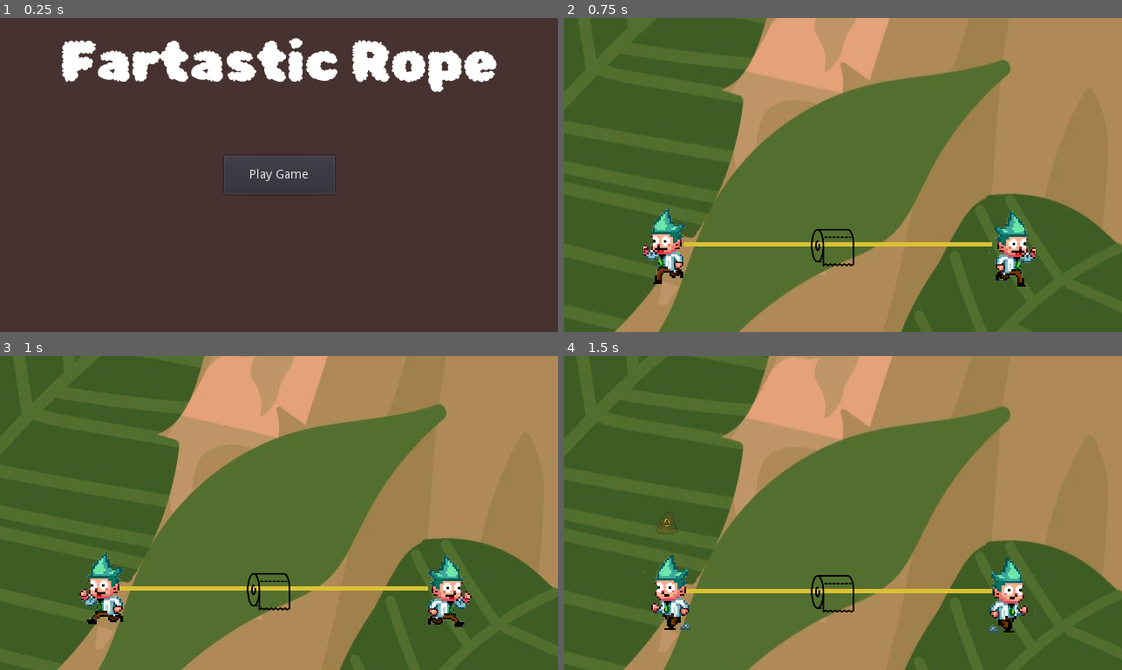
Above: before the commit, frames 1-4 (two rows, left to right).
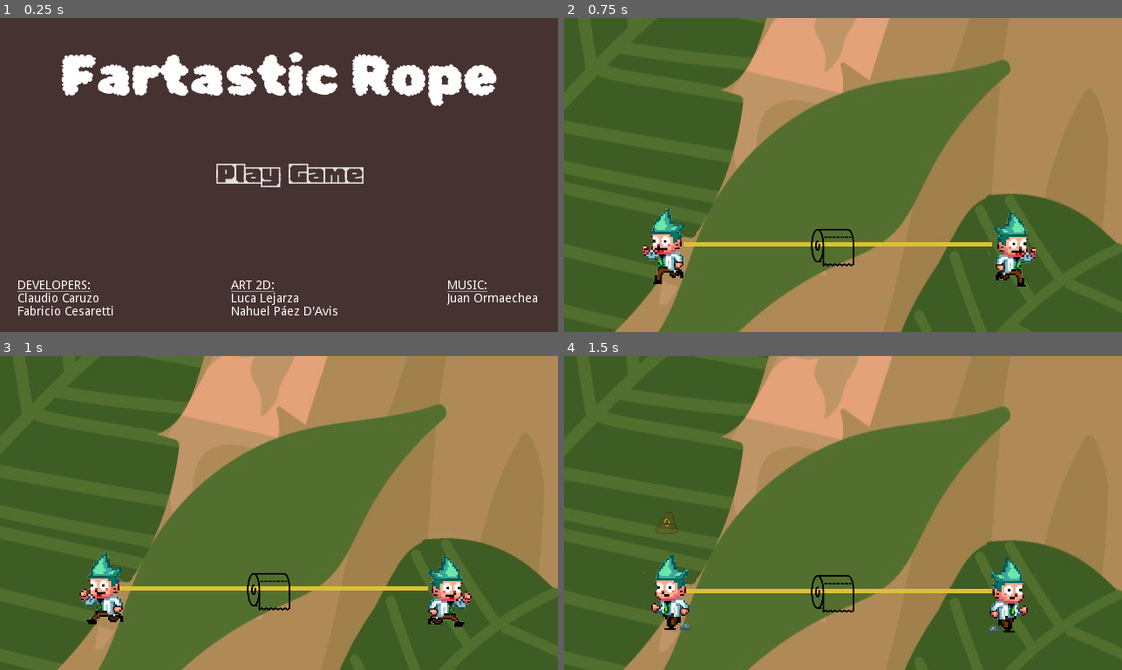
Above: after the commit, the same moments.

Repository: cgcaruzo/fartastic-rope
Game: Godot game, scene res://MainMenu.tscn
Same seed, same stepped clock (60 frames per second), same inputs: the game is played once before the commit and once after it.
Inputs:
- Up to frame 1 (0.25 s): no input
- Up to frame 2 (0.75 s): click "Play Game" at 0.5 s
- Up to frame 3 (1 s): no input
- Up to frame 4 (1.5 s): tap Enter at 1.25 s; hold A (p1_push) from 1.28 s (still down)

The runs differ from the first frame. In frame 1, 8.8% of the frame differs, in the area x 3-97%, y 6-95%; in frame 2, nothing differs; in frame 3, nothing differs; in frame 4, nothing differs.

Commit message:
Credits

Diff:
--- a/MainMenu.tscn
+++ b/MainMenu.tscn
@@ -1,7 +1,12 @@
-[gd_scene load_steps=4 format=2]
+[gd_scene load_steps=6 format=2]
 
 [ext_resource path="res://MainMenu.gd" type="Script" id=1]
 [ext_resource path="res://fonts/RubikBubbles-Regular.ttf" type="DynamicFontData" id=2]
+[ext_resource path="res://fonts/Honk-Regular.ttf" type="DynamicFontData" id=3]
+
+[sub_resource type="DynamicFont" id=2]
+size = 39
+font_data = ExtResource( 3 )
 
 [sub_resource type="DynamicFont" id=1]
 size = 64
@@ -22,19 +27,74 @@
 anchor_top = 0.5
 anchor_right = 0.5
 anchor_bottom = 0.5
-margin_left = -63.5
-margin_top = -22.0
-margin_right = 63.5
-margin_bottom = 22.0
+margin_left = -77.0
+margin_top = -29.0
+margin_right = 102.0
+margin_bottom = 26.0
+custom_fonts/font = SubResource( 2 )
 action_mode = 0
 text = "Play Game"
+flat = true
 
 [node name="Label" type="Label" parent="."]
 anchor_right = 1.0
-margin_bottom = 101.0
+margin_top = 16.0
+margin_bottom = 117.0
 custom_fonts/font = SubResource( 1 )
 text = "Fartastic Rope"
 align = 1
 valign = 1
 
+[node name="Credits1" type="RichTextLabel" parent="."]
+anchor_left = 0.5
+anchor_top = 1.0
+anchor_right = 0.5
+anchor_bottom = 1.0
+margin_left = -55.0
+margin_top = -60.0
+margin_right = 99.0
+bbcode_enabled = true
+bbcode_text = "[u]ART 2D:[/u]
+Luca Lejarza
+Nahuel Páez D'Avis
+"
+text = "ART 2D:
+Luca Lejarza
+Nahuel Páez D'Avis
+"
+fit_content_height = true
+
+[node name="Credits2" type="RichTextLabel" parent="."]
+anchor_top = 1.0
+anchor_bottom = 1.0
+margin_left = 20.0
+margin_top = -60.0
+margin_right = 148.0
+bbcode_enabled = true
+bbcode_text = "[u]DEVELOPERS:[/u]
+Claudio Caruzo
+Fabricio Cesaretti
+"
+text = "DEVELOPERS:
+Claudio Caruzo
+Fabricio Cesaretti
+"
+fit_content_height = true
+
+[node name="Credits3" type="RichTextLabel" parent="."]
+anchor_left = 1.0
+anchor_top = 1.0
+anchor_right = 1.0
+anchor_bottom = 1.0
+margin_left = -127.0
+margin_top = -60.0
+bbcode_enabled = true
+bbcode_text = "[u]MUSIC:[/u]
+Juan Ormaechea
+"
+text = "MUSIC:
+Juan Ormaechea
+"
+fit_content_height = true
+
 [connection signal="pressed" from="Button" to="." method="_on_Button_pressed"]
